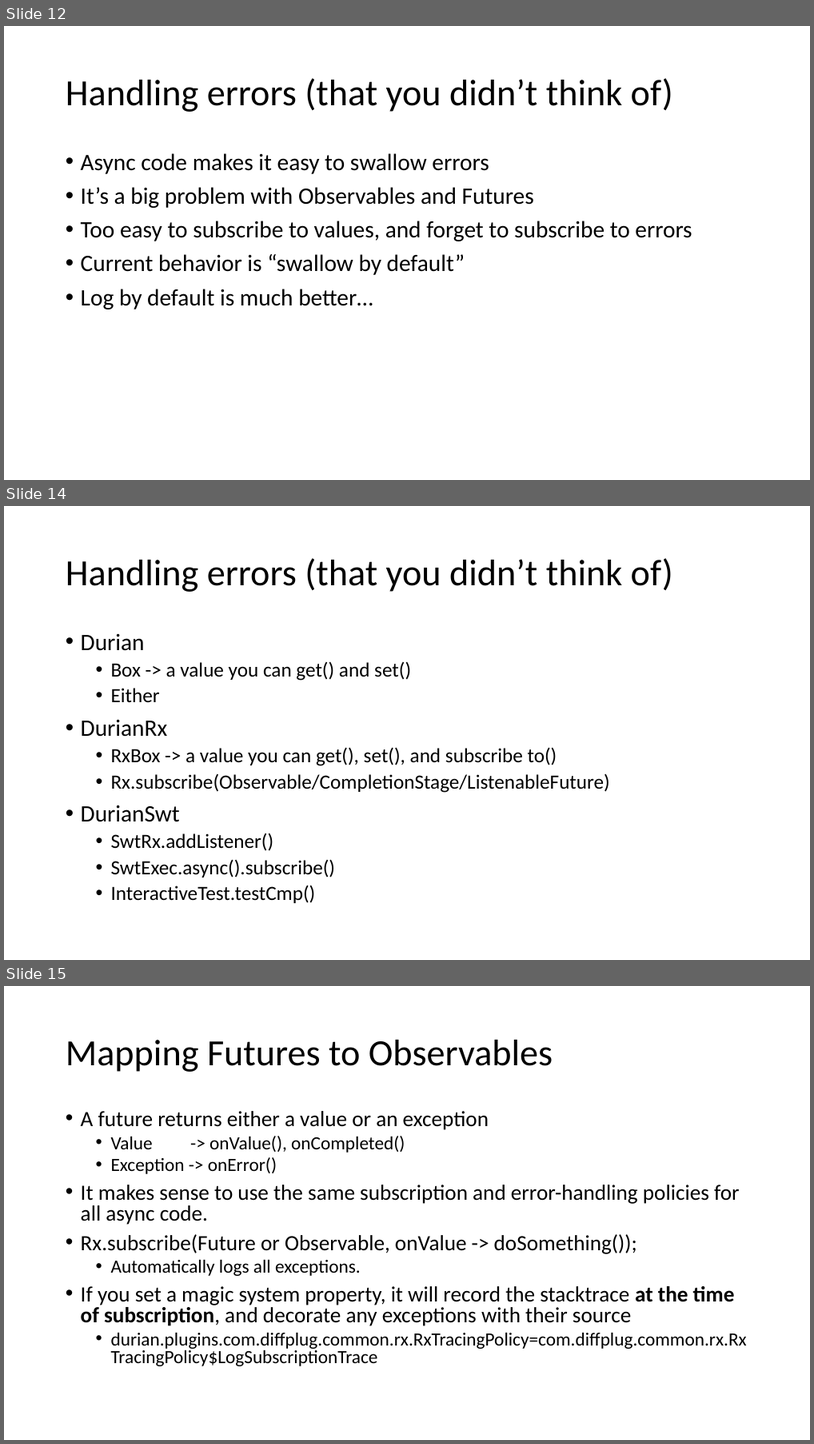
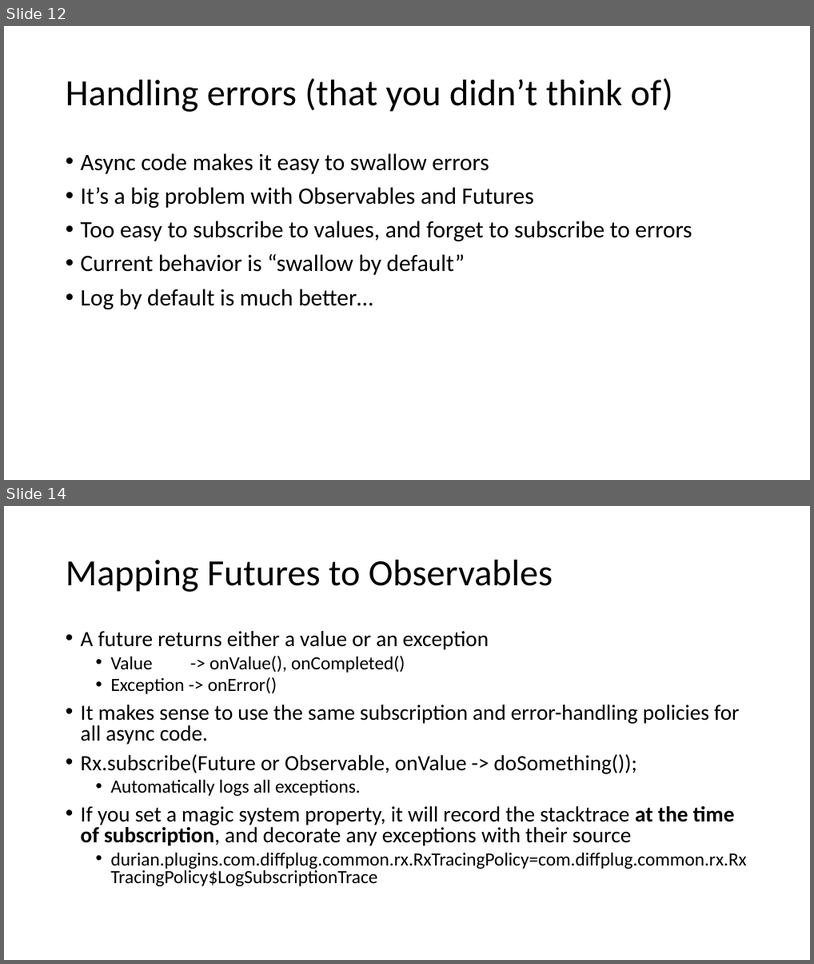
Before and after one commit to diffplug/rxjava-and-swt, a slide deck: RxJava and SWT.pptx. Shown one above the other, each under a label of ours: slides 12, 14 and 15 before the commit, slides 12 and 14 after it; the slides between them are not shown. The pictures are 814x1444 and 814x964 pixels, drawn with LibreOffice and Linux fonts; fonts in the diff are those of the drawing. Boxes give left, top, right and bottom in pixels: in the first picture for what was removed or moved away, otherwise in the second. Text is boxed around its words. In the diff, an @@ line names an element or a change of style, - is before the commit and + after.

```diff
--- a/RxJava and SWT.pptx
+++ b/RxJava and SWT.pptx
@@ slide 14 removed at box(4, 506, 810, 960), background #FFFFFF @@
@@ title removed at box(66, 558, 674, 592) @@
-Handling errors (that you didn’t think of)
@@ text removed at box(81, 633, 610, 903) @@
-• Durian
-  • Box -> a value you can get() and set()
-  • Either
-• DurianRx
-  • RxBox -> a value you can get(), set(), and subscribe to()
-  • Rx.subscribe(Observable/CompletionStage/ListenableFuture)
-• DurianSwt
-  • SwtRx.addListener()
-  • SwtExec.async().subscribe()
-  • InteractiveTest.testCmp()
@@ what was slide 15 is now slide 14 @@
```
Also in this commit, not shown: 5 slides changed, 2 other files.
